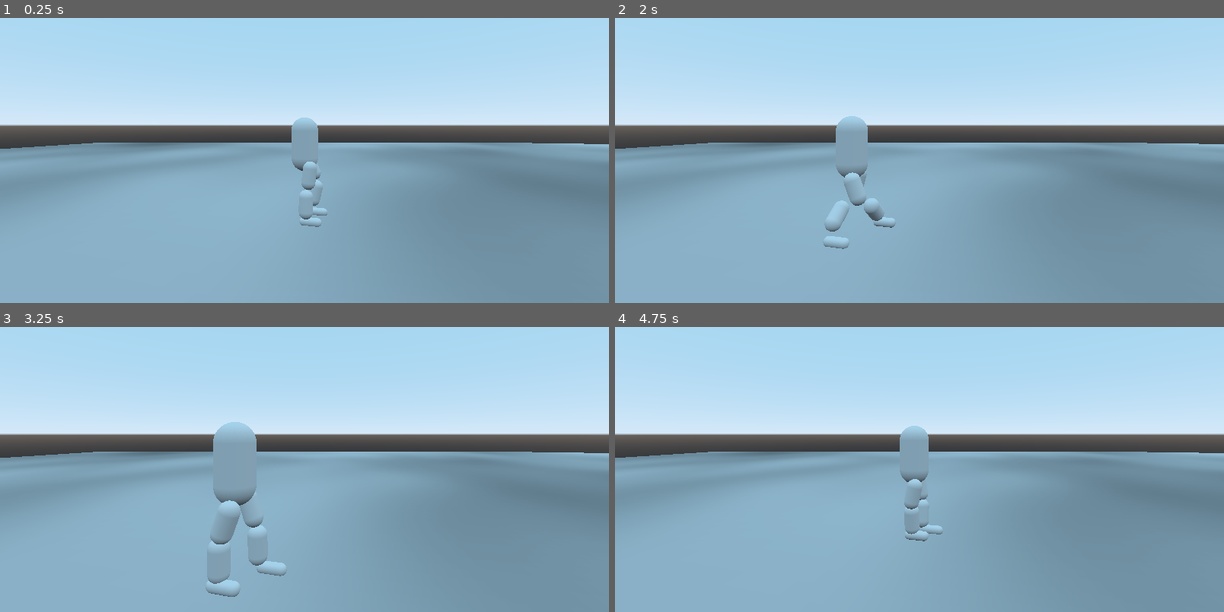
Above: before the commit, frames 1-4 (two rows, left to right).
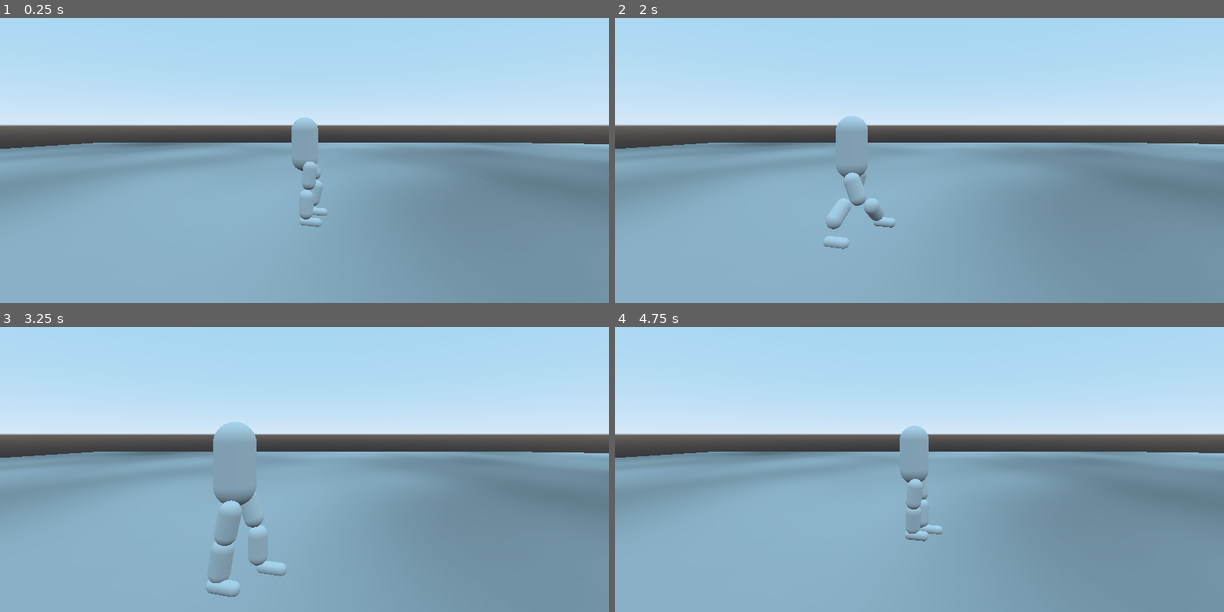
Above: after the commit, the same moments.

Repository: Terkwood/tinker-godot-joint
Game: Godot game, scene res://Main.tscn
Same seed, same stepped clock (60 frames per second), same inputs: the game is played once before the commit and once after it.
Inputs:
- Up to frame 1 (0.25 s): no input
- Up to frame 2 (2 s): hold Right (ui_right) 0.53-1.28 s; hold Down (ui_down) from 1.28 s (still down)
- Up to frame 3 (3.25 s): release Down (ui_down) at 2.03 s; hold Right (ui_right) 2.03-2.78 s; hold Up (ui_up) from 2.78 s (still down)
- Up to frame 4 (4.75 s): release Up (ui_up) at 3.53 s; hold Left (ui_left) from 3.53 s (still down)

The runs differ from the first frame. In frame 1, less than 0.1% of the frame differs, in the area x 49-53%, y 55-70%; in frame 2, less than 0.1%; in frame 3, 0.1%, in the area x 34-44%, y 60-91%; in frame 4, less than 0.1%.

Commit message:
feat: adjust knee joints

Diff:
--- a/Player.tscn
+++ b/Player.tscn
@@ -125,8 +125,7 @@
 nodes/node_b = NodePath("..")
 params/bias = 0.99
 angular_limit/enable = true
-angular_limit/upper = 30.0
-angular_limit/lower = -30.0
+angular_limit/lower = 0.0
 angular_limit/relaxation = 0.31
 
 [node name="RFoot" type="KinematicBody" parent="."]
@@ -184,8 +183,7 @@
 nodes/node_b = NodePath("..")
 params/bias = 0.92
 angular_limit/enable = true
-angular_limit/upper = 30.0
-angular_limit/lower = -30.0
+angular_limit/lower = 0.0
 angular_limit/relaxation = 0.31
 
 [node name="LFoot" type="KinematicBody" parent="."]
